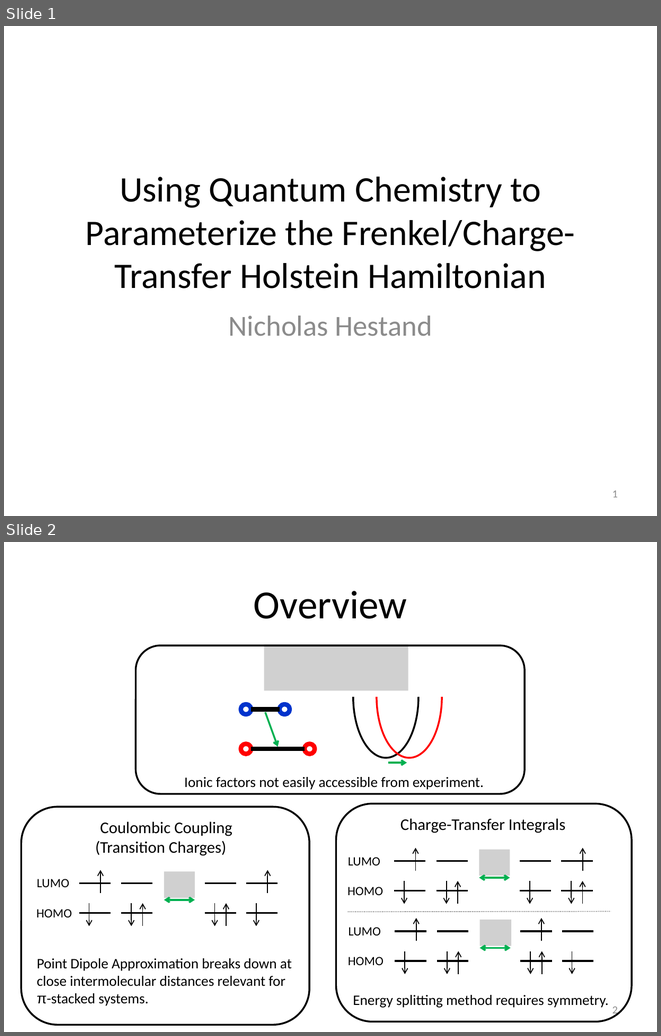
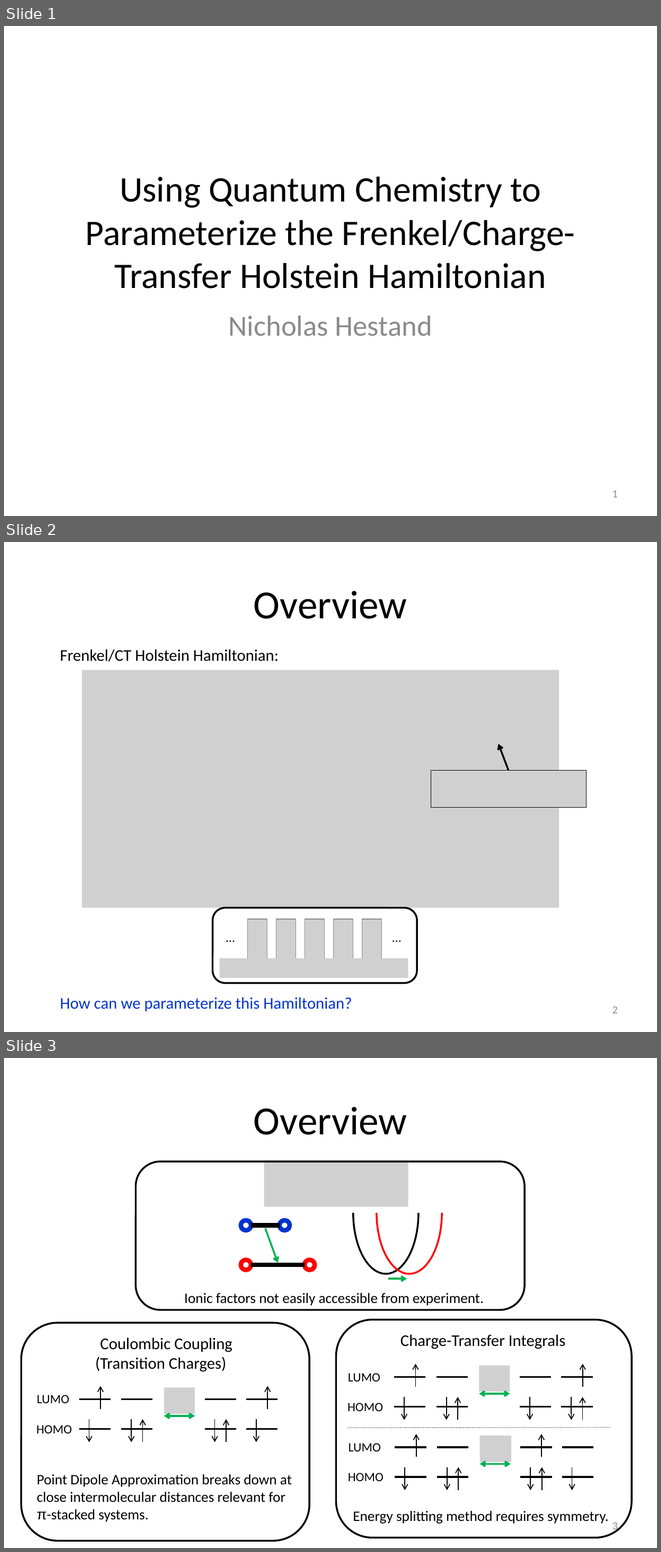
Before and after one commit to nicholashestand/exciton_para, a slide deck: CalculationPresentation.pptx. Shown one above the other, each under a label of ours: slides 1 and 2 before the commit, slides 1, 2 and 3 after it. The pictures are 661x1036 and 661x1552 pixels, drawn with LibreOffice and Linux fonts; fonts in the diff are those of the drawing; grey boxes stand for pictures. Boxes give left, top, right and bottom in pixels: in the first picture for what was removed or moved away, otherwise in the second. Text is boxed around its words. In the diff, an @@ line names an element or a change of style, - is before the commit and + after.

```diff
--- a/CalculationPresentation.pptx
+++ b/CalculationPresentation.pptx
@@ slide 2 added at (x1=4, y1=542, x2=657, y2=1032), background #FFFFFF @@
@@ title added at (x1=254, y1=591, x2=407, y2=619), 44 pt, text #000000 @@
+Overview
@@ group added at (x1=212, y1=908, x2=417, y2=983): 6 pictures, 2 texts, 1 rounded rectangle @@
+…
+…
@@ group added at (x1=60, y1=649, x2=586, y2=1011): 2 pictures, 2 texts, 1 arrow @@
+Frenkel/CT Holstein Hamiltonian:
+How can we parameterize this Hamiltonian?
@@ page number added at (x1=612, y1=1006, x2=618, y2=1013), 12 pt, text #8C8C8C @@
+2
@@ what was slide 2 is now slide 3 @@
@@ page number at (x1=612, y1=1522, x2=618, y2=1532): text changed @@
-2
+3
```
Also in this commit, not shown: 2 slides changed, 8 other slides added.
